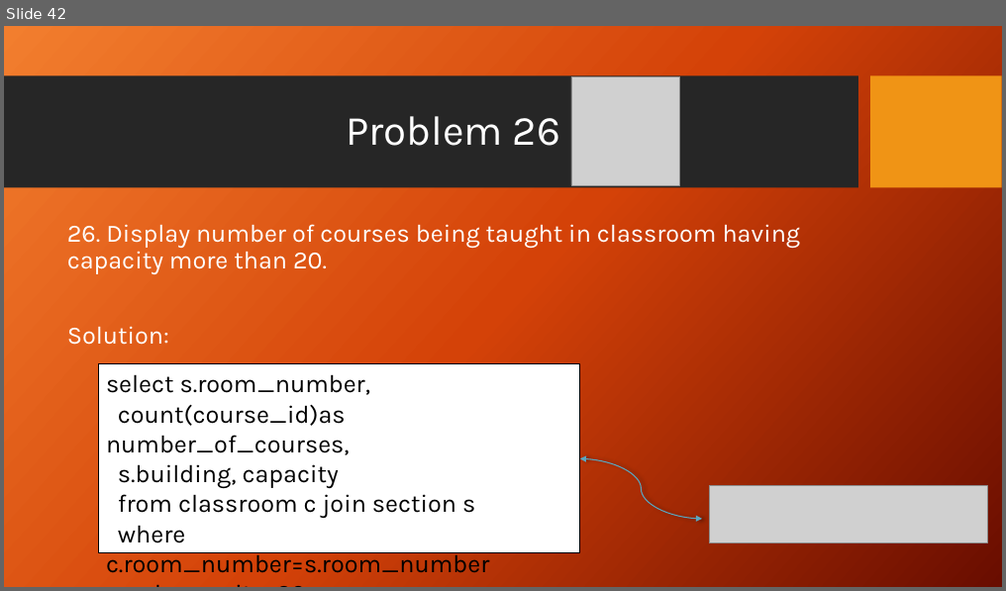
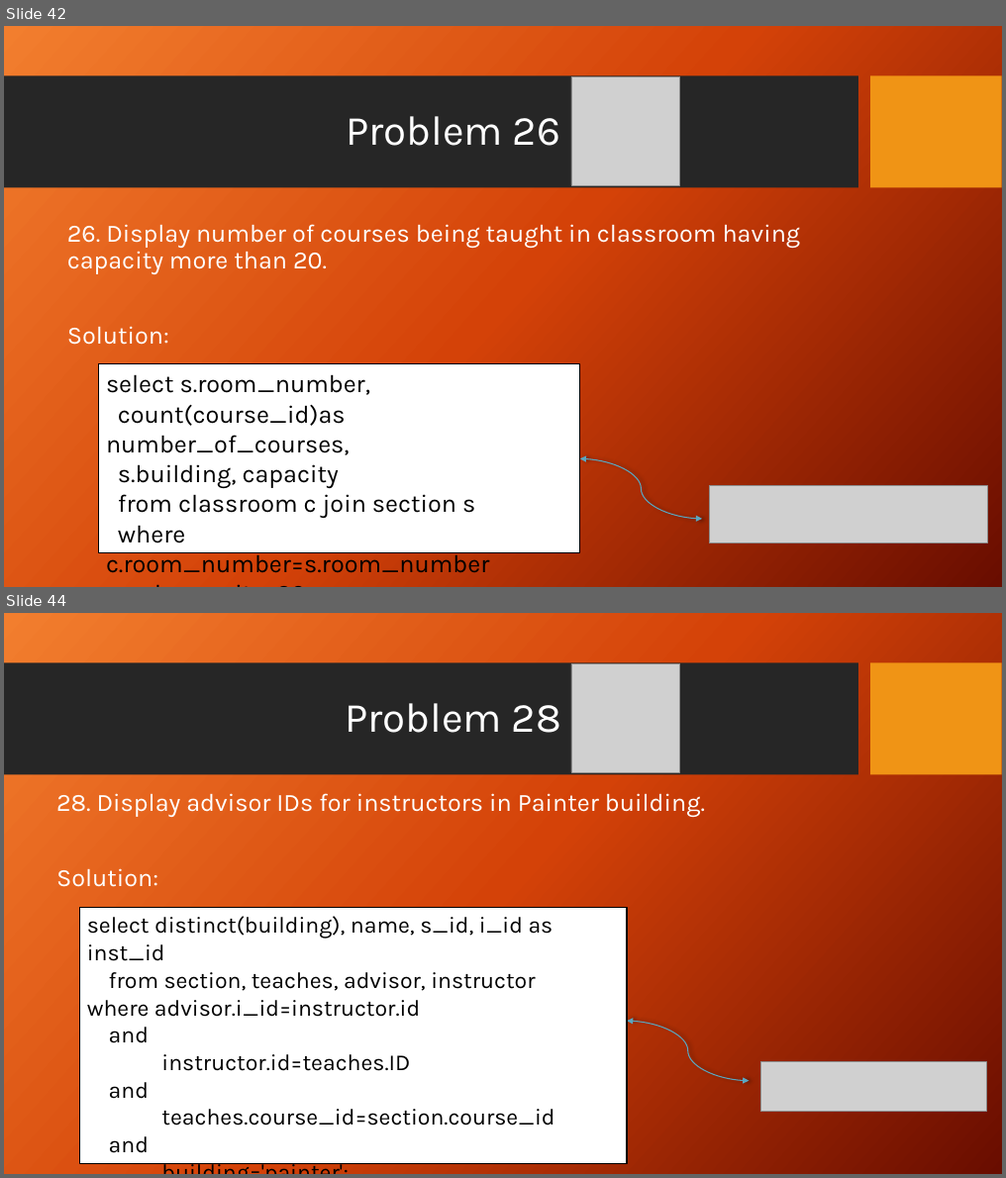
Before and after one commit to Antooo8/Antooo8, a slide deck: University Case study.pptx. Shown one above the other, each under a label of ours: slide 42 before the commit, slides 42 and 44 after it; the slides between them are not shown. The pictures are 1006x591 and 1006x1178 pixels, drawn with LibreOffice and Linux fonts; fonts in the diff are those of the drawing; grey boxes stand for pictures; background and template pictures are left out. Boxes give left, top, right and bottom in pixels: in the first picture for what was removed or moved away, otherwise in the second. Text is boxed around its words. In the diff, an @@ line names an element or a change of style, - is before the commit and + after.

```diff
--- a/University Case study.pptx
+++ b/University Case study.pptx
@@ slide 44 added at (x1=4, y1=613, x2=1002, y2=1174), background picture (left out); not listed: 2 template elements that a slide beside it also shows @@
@@ picture added at (x1=571, y1=663, x2=680, y2=772) @@
@@ title added at (x1=345, y1=703, x2=561, y2=733), 40 pt, text #FFFFFF @@
+Problem 28
@@ text added at (x1=56, y1=793, x2=705, y2=887), 24 pt, text #FFFFFF @@
+28. Display advisor IDs for instructors in Painter building.
+Solution:
@@ rectangle added at (x1=79, y1=907, x2=627, y2=1164), fill #FFFFFF, outline #000000 1 pt, 22 pt, text #000000 @@
+select distinct(building), name, s_id, i_id as inst_id
+from section, teaches, advisor, instructor where advisor.i_id=instructor.id
+and
+instructor.id=teaches.ID
+and
+teaches.course_id=section.course_id
+and
+building='painter';
@@ curved double arrow added from (627, 1021) to (748, 1081), #5AA6C0 1 pt @@
@@ picture added at (x1=761, y1=1061, x2=986, y2=1112) @@
```
Also in this commit, not shown: 1 slide changed, 4 other slides added.
